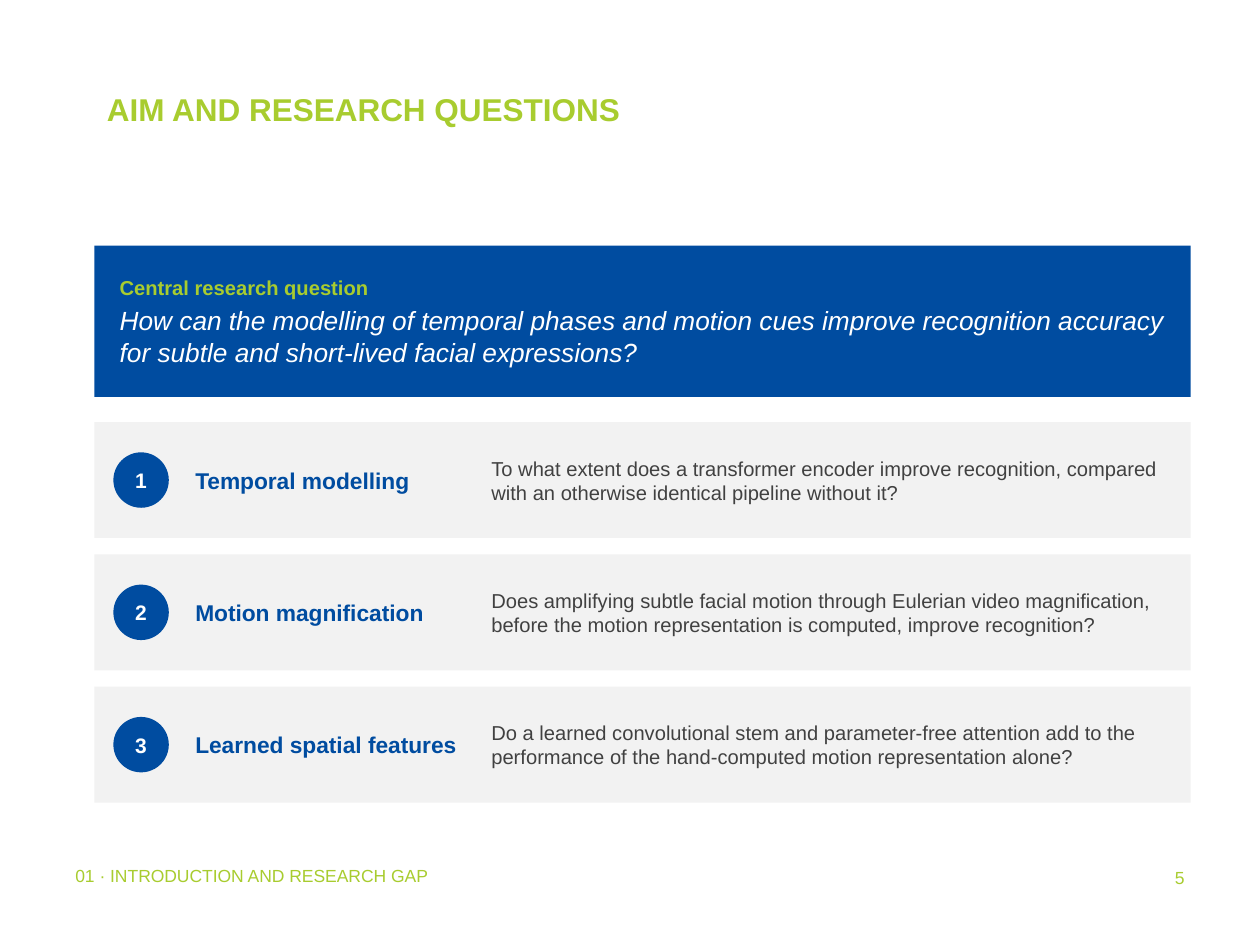
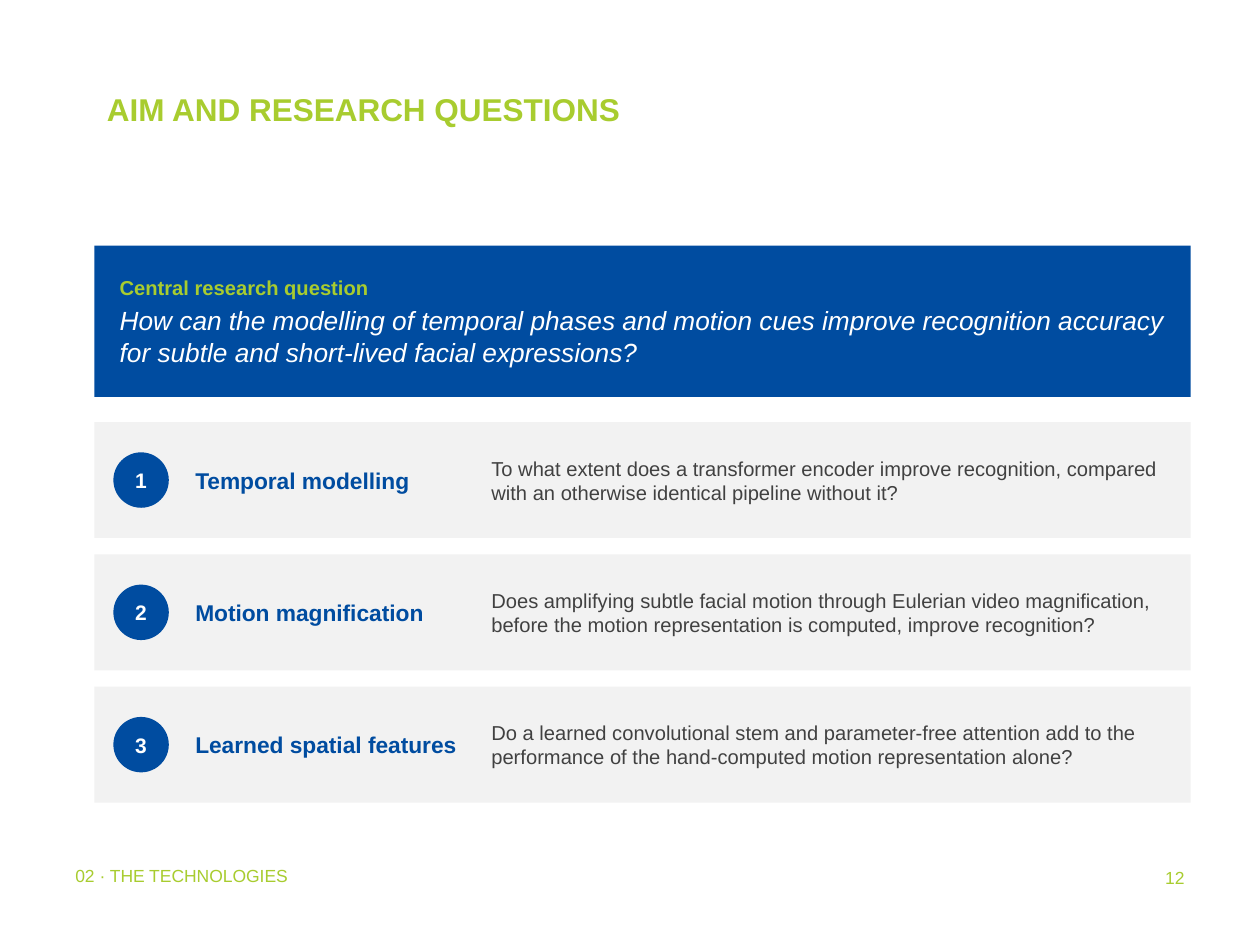
Before and after one commit to addhyan2000/FinalMERThesis, a slide deck: slide 12 of MER_Thesis_Defence.pptx (slide 5 before the commit). Drawn at 1260x945 pixels with LibreOffice and Linux fonts; fonts in the diff are those of the drawing; background and template pictures are left out. Boxes give left, top, right and bottom in pixels: in the first picture for what was removed or moved away, otherwise in the second. Text is boxed around its words. In the diff, an @@ line names an element or a change of style, - is before the commit and + after.

```diff
--- a/MER_Thesis_Defence.pptx
+++ b/MER_Thesis_Defence.pptx
@@ text at (x1=75, y1=870, x2=288, y2=882): text changed @@
-01 · INTRODUCTION AND RESEARCH GAP
+02 · THE TECHNOLOGIES
@@ page number at (x1=1165, y1=872, x2=1184, y2=884): text changed @@
-5
+12
```
Also in this commit, not shown: 36 other slides changed, 9 slides added, 2 slides removed, 1 other file.
